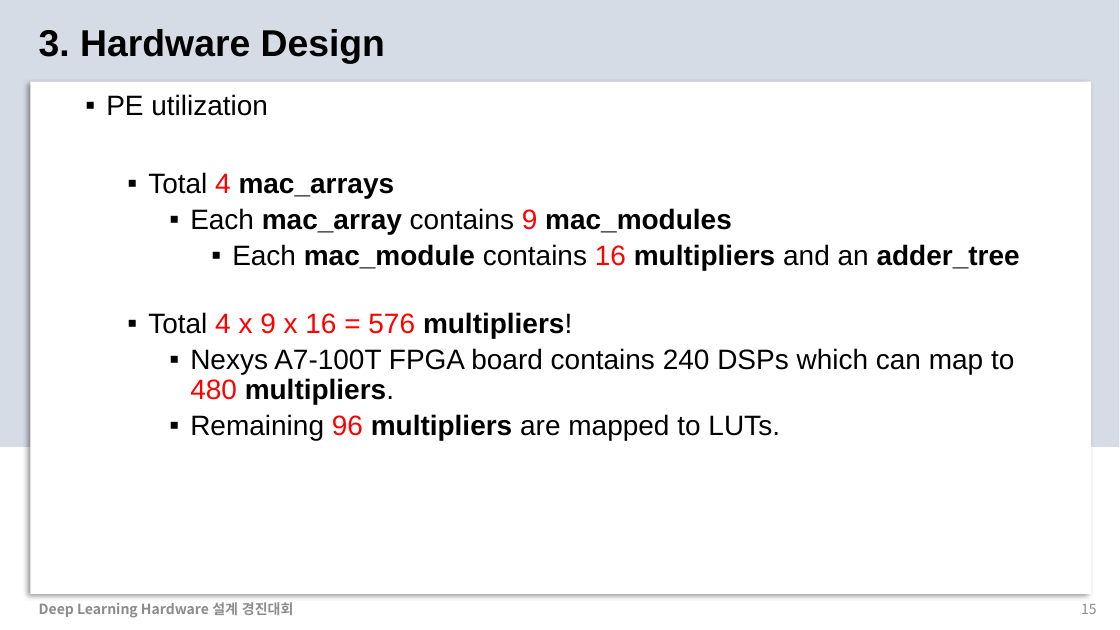
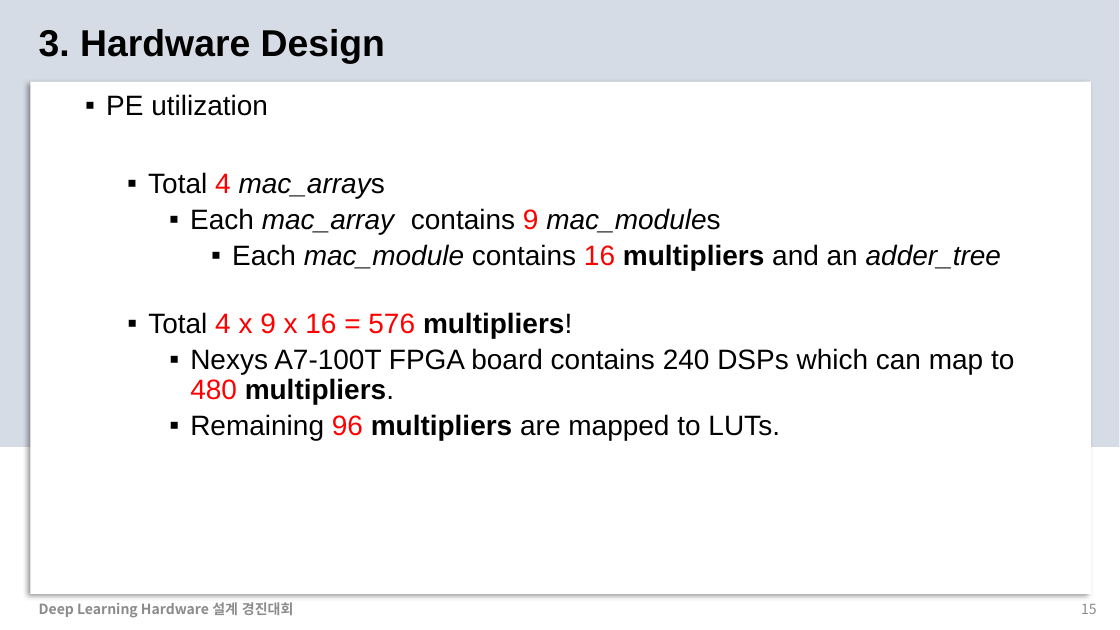
Before and after one commit to chaangwoo/AIX2024_ChipChamps, a slide deck: slide 15 of 2_Presentation/AIX2024_ChipChamps.pptx. Drawn at 1120x630 pixels with LibreOffice and Linux fonts; fonts in the diff are those of the drawing. Boxes give left, top, right and bottom in pixels: in the first picture for what was removed or moved away, otherwise in the second. Text is boxed around its words. In the diff, an @@ line names an element or a change of style, - is before the commit and + after.

```diff
--- a/2_Presentation/AIX2024_ChipChamps.pptx
+++ b/2_Presentation/AIX2024_ChipChamps.pptx
@@ text at [148, 172, 1001, 270]: bold off, italic on in "mac_arrays", "mac_array mac_modules", "mac_module adder_tree" @@
```
Also in this commit, not shown: 14 other slides changed, 3 slides added.
